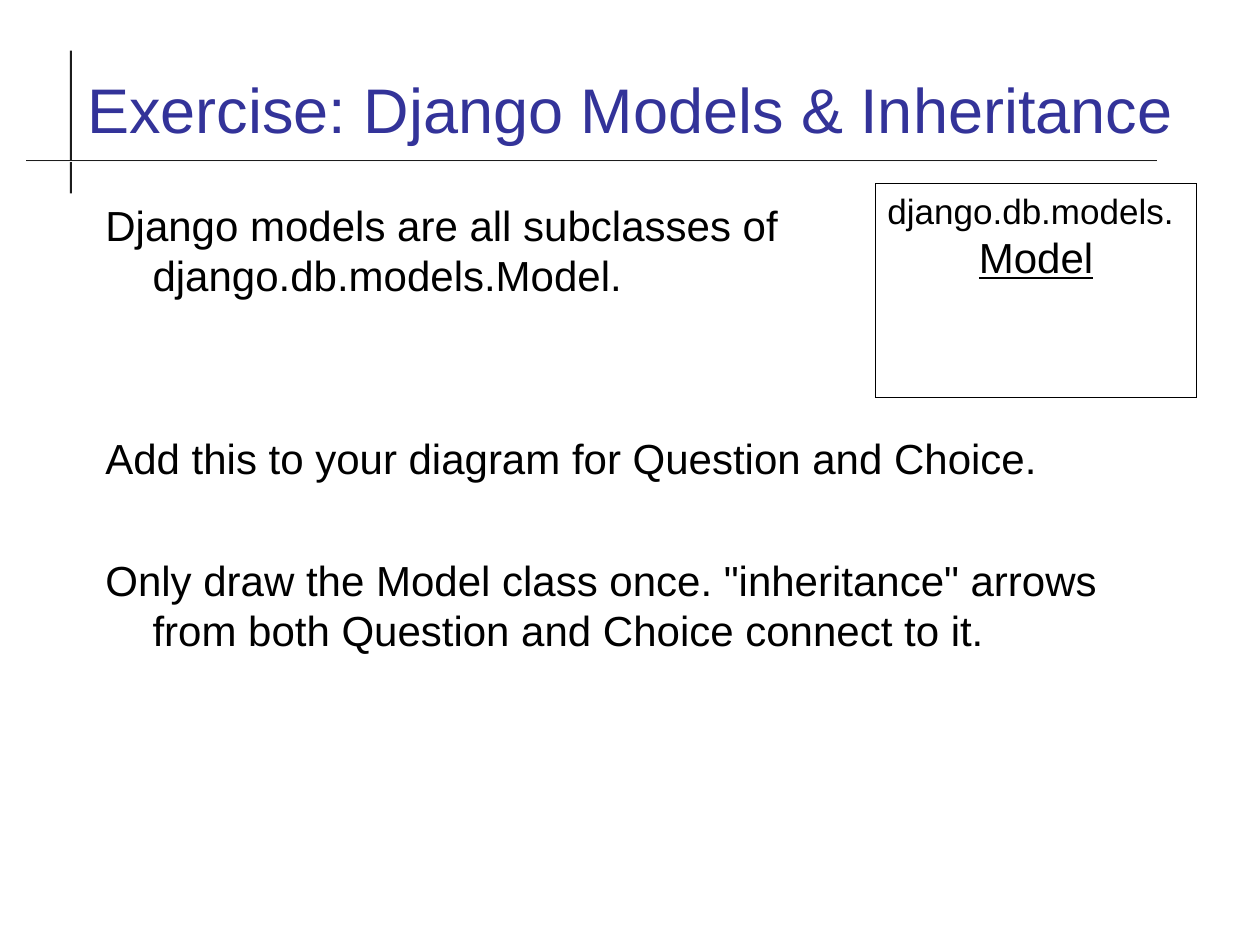
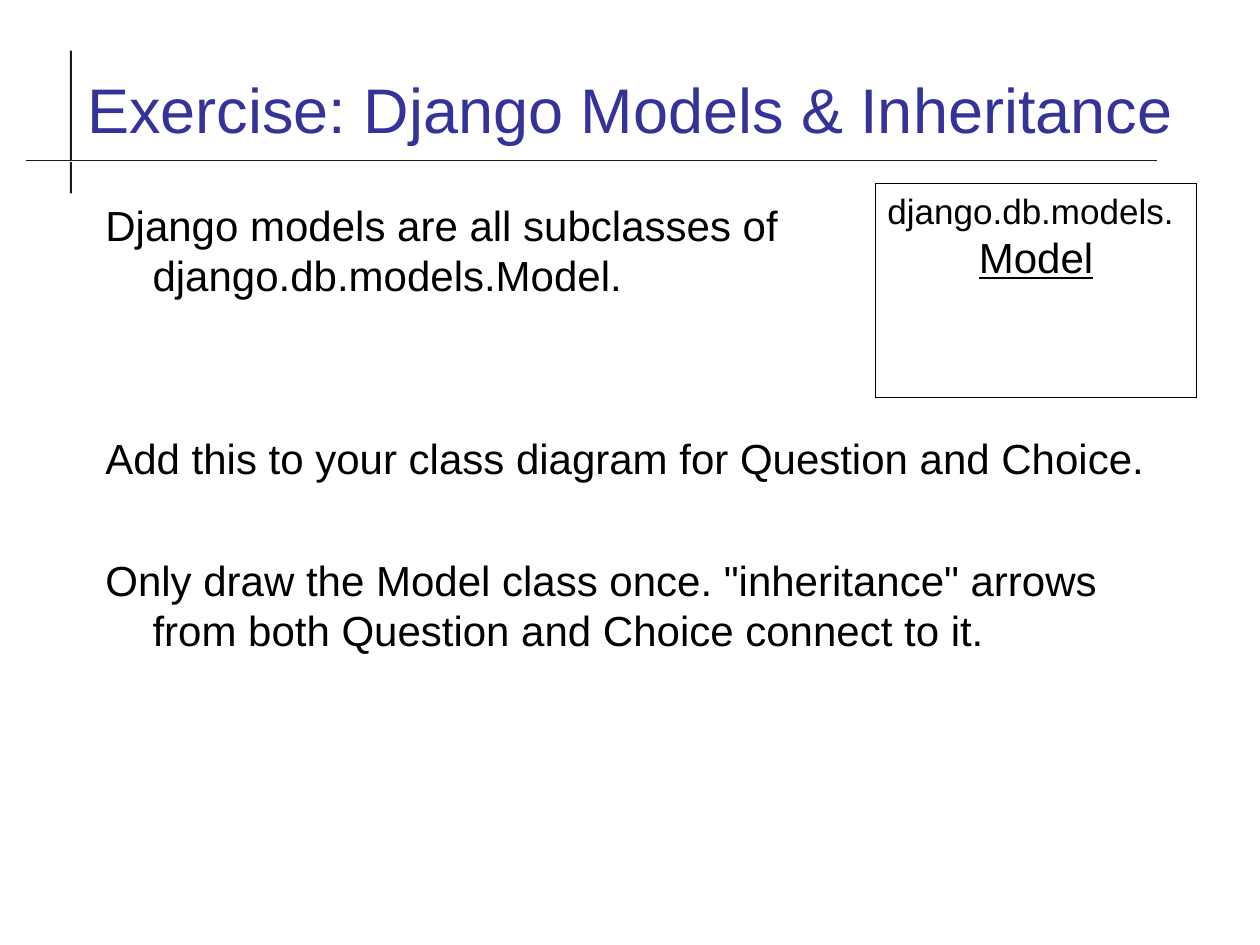
Before and after one commit to cpske/ISP, a slide deck: slide 33 of uml/UML-Class-Diagram.odp. Drawn at 1260x945 pixels with LibreOffice and Linux fonts; fonts in the diff are those of the drawing. Boxes give left, top, right and bottom in pixels: in the first picture for what was removed or moved away, otherwise in the second. Text is boxed around its words. In the diff, an @@ line names an element or a change of style, - is before the commit and + after.

Commit message:
improve class diagram slides

```diff
--- a/uml/UML-Class-Diagram.odp
+++ b/uml/UML-Class-Diagram.odp
@@ text at (105,443,1143,482): text changed @@
-Add this to your diagram for Question and Choice.
+Add this to your class diagram for Question and Choice.
```
Also in this commit, not shown: 8 other slides changed, 1 other file.
